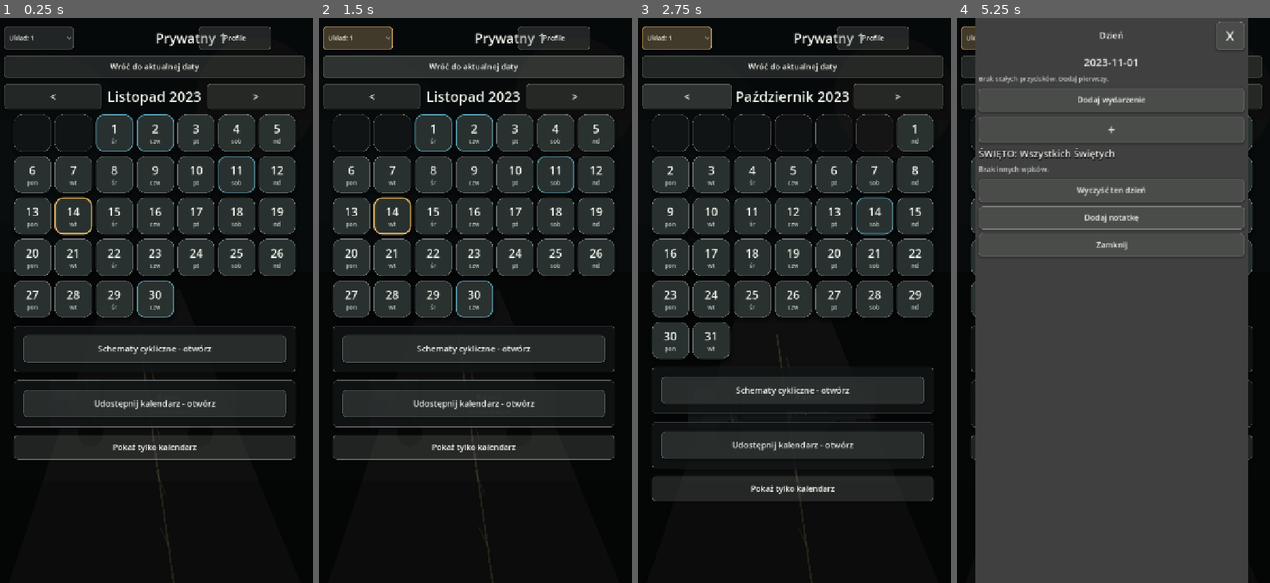
Above: before the commit, frames 1-4 (left to right).
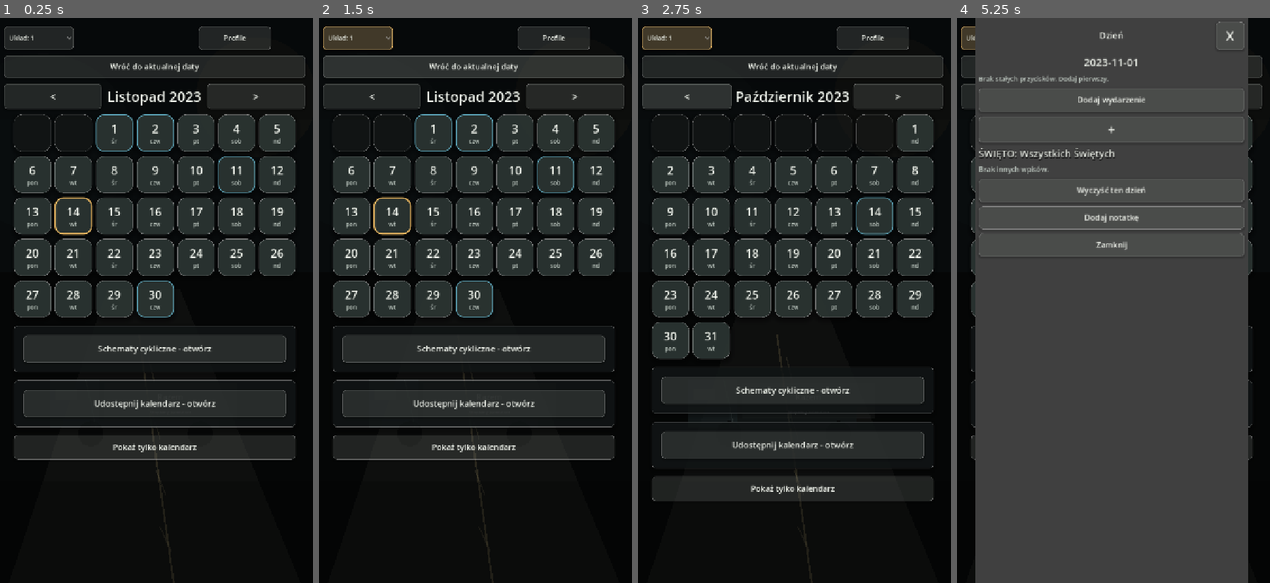
Above: after the commit, the same moments.

Repository: ElKlient/IDOL-Genesis
Game: Godot game, scene res://scenes/main.tscn
Same seed, same stepped clock (60 frames per second), same inputs: the game is played once before the commit and once after it.
Inputs (mouse positions are in pixels of both pictures, inside the frame that each line leads up to):
- Up to frame 1 (0.25 s): no input
- Up to frame 2 (1.5 s): click "Układ: 1" at 0.5 s; click "Wróć do aktualnej daty" at 1.25 s
- Up to frame 3 (2.75 s): click "<" at 2 s
- Up to frame 4 (5.25 s): click "<" at 2.75 s; click ">" at 3.5 s; click ">" at 4.25 s; click (1069, 131) at 5.02 s

The runs differ from the first frame. In frame 1, 0.2% of the frame differs, in the area x 49-72%, y 2-5%; in frame 2, 0.2%; in frame 3, 0.2%; in frame 4, nothing differs.

Commit message:
Hide selected profile header label

Diff:
--- a/apps/wspolny-kalendarz/scripts/main.gd
+++ b/apps/wspolny-kalendarz/scripts/main.gd
@@ -233,7 +233,7 @@
 	_prepare_large_dropdown(month_layout_option)
 	header.add_child(month_layout_option)
 
-	calendar_name_label = _make_label("Wspólny Kalendarz", 30, COLOR_TEXT)
+	calendar_name_label = _make_label("", 30, COLOR_TEXT)
 	calendar_name_label.size_flags_horizontal = Control.SIZE_EXPAND_FILL
 	calendar_name_label.horizontal_alignment = HORIZONTAL_ALIGNMENT_CENTER
 	header.add_child(calendar_name_label)
@@ -765,8 +765,7 @@
 			_:
 				month_title_label.text = "%s %d" % [MONTH_NAMES[current_month - 1], current_year]
 	if calendar_name_label != null:
-		var calendar := _selected_calendar()
-		calendar_name_label.text = String(calendar.get("name", "Wspólny Kalendarz"))
+		calendar_name_label.text = ""
 
 
 func _refresh_month_layout_option() -> void:
